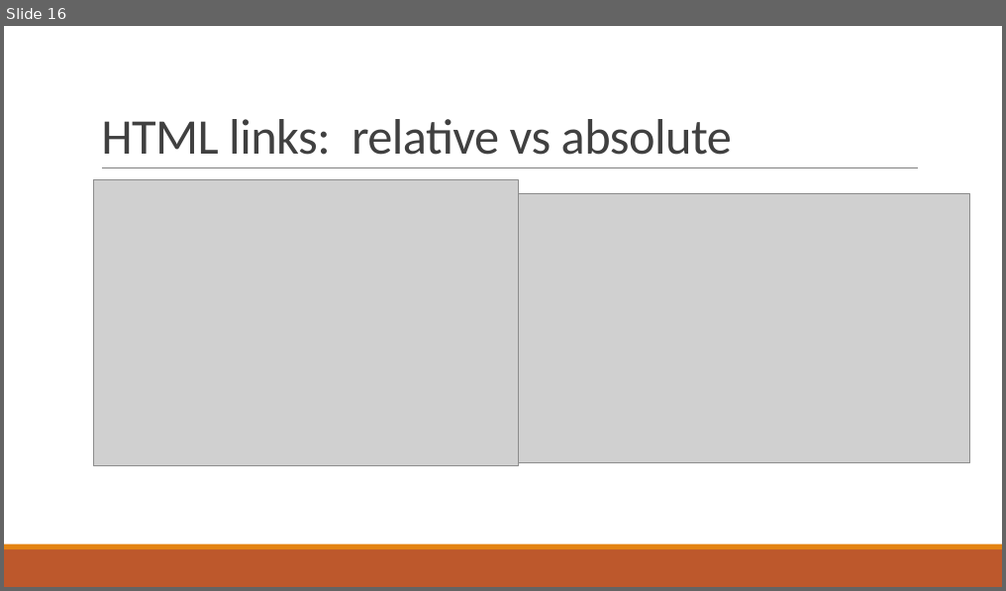
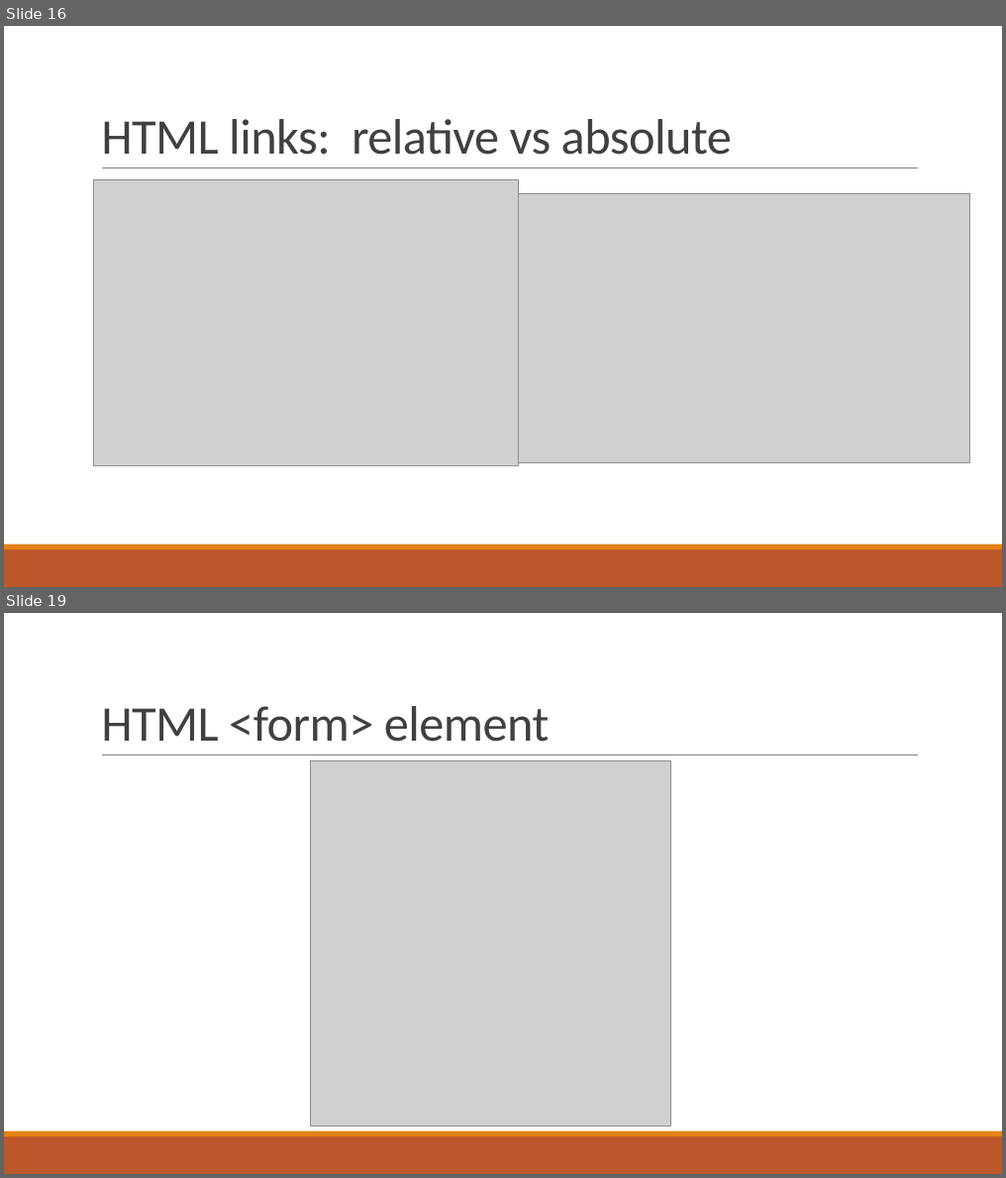
Before and after one commit to hmqcnoesy/booknotes, a slide deck: Web/AngleBrackets.pptx. Shown one above the other, each under a label of ours: slide 16 before the commit, slides 16 and 19 after it; the slides between them are not shown. The pictures are 1006x591 and 1006x1178 pixels, drawn with LibreOffice and Linux fonts; fonts in the diff are those of the drawing; grey boxes stand for pictures. Boxes give left, top, right and bottom in pixels: in the first picture for what was removed or moved away, otherwise in the second. Text is boxed around its words. In the diff, an @@ line names an element or a change of style, - is before the commit and + after.

```diff
--- a/Web/AngleBrackets.pptx
+++ b/Web/AngleBrackets.pptx
@@ slide 19 added at (4,613,1002,1174), background #FFFFFF; not listed: 3 template elements that a slide beside it also shows @@
@@ title added at (101,706,549,742), 48 pt, text #404040 @@
+HTML <form> element
@@ picture added at (310,761,671,1127) @@
```
Also in this commit, not shown: 2 other slides added, 1 other file.
